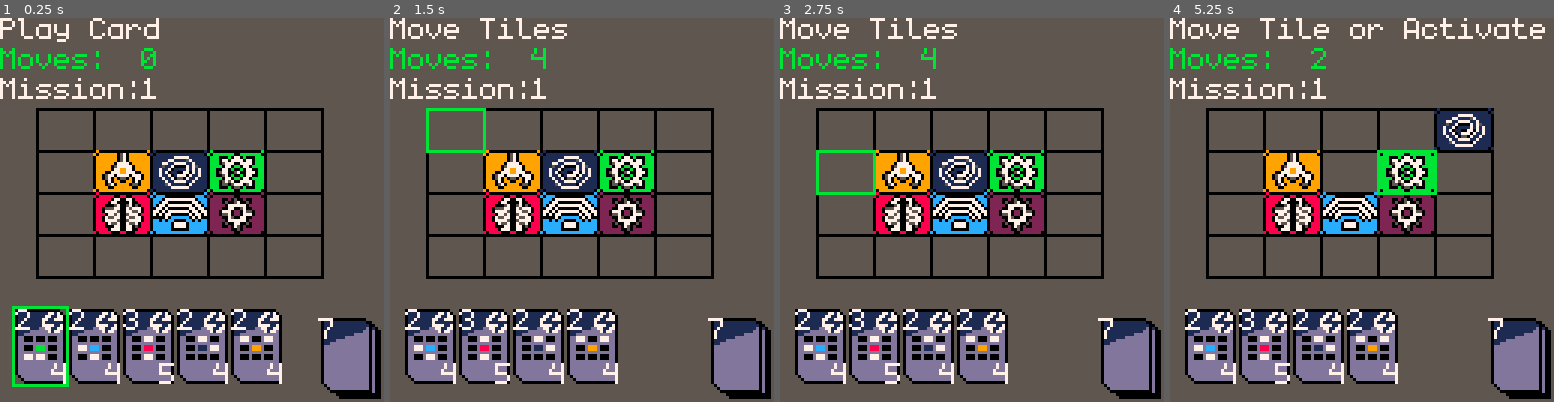
Above: before the commit, frames 1-4 (left to right).
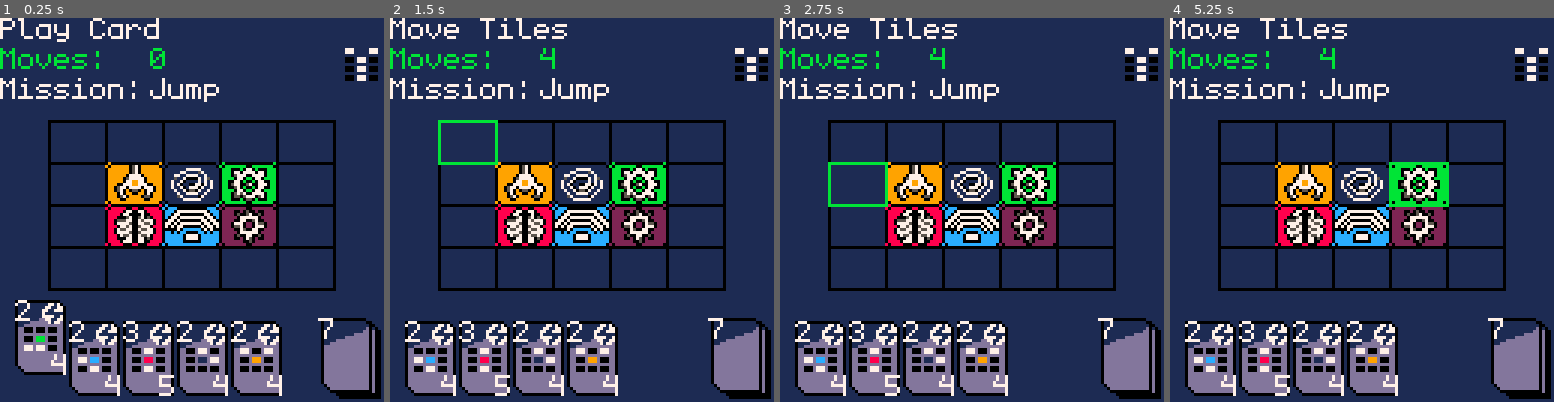
Above: after the commit, the same moments.

Repository: AkuraEx/Pico_Rove
Game: PICO-8 cartridge pico_rove.p8
The game is run twice, just before and just after one commit, with the same random seed, the same clock (stepped at 60 frames per second) and the same inputs.
Inputs:
- Up to frame 1 (0.25 s): no input
- Up to frame 2 (1.5 s): tap O (Z key) at 0.33, 0.7, 1.43 s; tap X (X key) at 1.07 s
- Up to frame 3 (2.75 s): hold Left 1.97-2.37 s; tap X (X key) at 2.07, 2.4, 2.73 s; tap O (Z key) at 2.22 s; hold Down from 2.42 s (still down)
- Up to frame 4 (5.25 s): release Down at 2.82 s; hold Right 2.87-3.53 s; tap X (X key) every 0.33 s from 3.07 to 5.07 s; tap O (Z key) at 3.1, 3.98, 4.87 s; hold Up 3.58-4.08 s; hold Right 4.13-4.53 s; hold Down 4.58-5.08 s; hold Left from 5.13 s (still down)

The runs differ from the first frame. In frame 1, 86% of the frame differs, in the area x 0-100%, y 0-100%; in frame 2, 88%; in frame 3, 88%; in frame 4, 88%.

Commit message:
Card Matching/Valid Path

Diff:
--- a/board.lua
+++ b/board.lua
@@ -1,6 +1,7 @@
 -- Board Class
 board={
     boardState = {},
+    isVisited = {},
 
     -- New Board Object
     new=function(self,tbl)
@@ -15,31 +16,33 @@
     init = function(self)
         for i = 1, 4 do
             self.boardState[i] = {}
+            self.isVisited[i] = {}
             for j = 1, 5 do
             self.boardState[i][j] = boardtile:new({
-                x = 12 + (19 * (j - 1)),
-                y = 30 + (14 * (i - 1)),
+                x = 16 + (19 * (j - 1)),
+                y = 34 + (14 * (i - 1)),
             })
+            self.isVisited[i][j] = false
             end
         end
 
         -- Hardcoded starting values
-        self.boardState[2][2].type = CRANE
+        self.boardState[2][2].type = GRIPPER
         self.boardState[2][2].spr = 64
         self.boardState[2][2].used = 1
         self.boardState[2][3].type = COIL
         self.boardState[2][3].spr = 67
         self.boardState[2][3].used = 1
-        self.boardState[2][4].type = GEAR
+        self.boardState[2][4].type = MOTOR
         self.boardState[2][4].spr = 70
         self.boardState[2][4].used = 1
         self.boardState[3][2].type = BRAIN
         self.boardState[3][2].spr = 96
         self.boardState[3][2].used = 1
-        self.boardState[3][3].type = SIGNAL
+        self.boardState[3][3].type = SENSOR
         self.boardState[3][3].spr = 99
         self.boardState[3][3].used = 1
-        self.boardState[3][4].type = STAR
+        self.boardState[3][4].type = LASER
         self.boardState[3][4].spr = 102
         self.boardState[3][4].used = 1
     end,
@@ -51,7 +54,97 @@
                 self.boardState[i][j]:draw()
             end
         end
+
+        -- draw valid square separately
+        for i = 1, 4 do
+            for j = 1, 5 do
+                if self.boardState[i][j].valid then
+                    self:board_rect(i, j, WHITE, false)
+                end
+            end
+        end
+    end,
+
+    -- Move Tile
+    move_tile = function(self)
+        if self.boardState[b_row_h][b_col_h].valid then
+            -- Very Long Swap Statement
+            self.boardState[b_row_s][b_col_s].type, self.boardState[b_row_h][b_col_h].type = self.boardState[b_row_h][b_col_h].type, self.boardState[b_row_s][b_col_s].type
+            self.boardState[b_row_s][b_col_s].spr, self.boardState[b_row_h][b_col_h].spr = self.boardState[b_row_h][b_col_h].spr, self.boardState[b_row_s][b_col_s].spr
+            self.boardState[b_row_s][b_col_s].used, self.boardState[b_row_h][b_col_h].used = self.boardState[b_row_h][b_col_h].used, self.boardState[b_row_s][b_col_s].used
+            return true
+        end
+
+        return false
+    end,
+
+    -- Recursive Valid Path Function
+    valid_path = function(self, row, col, pass)
+        if row < 1 or row > 4 or col < 1 or col > 5 or self.isVisited[row][col] == true then
+            return
+        end
+
+        local new_pass = pass
+
+        if self.boardState[b_row_s][b_col_s].type == BRAIN and self.boardState[row][col].type == EMPTY and (row == b_row_s or col == b_col_s) then
+            self.boardState[row][col].valid = true
+        elseif self.boardState[b_row_s][b_col_s].type == GRIPPER and self.boardState[row][col].type == EMPTY and (row >= b_row_s - 1 and row <= b_row_s + 1 and col >= b_col_s - 1 and col <= b_col_s + 1) then
+            self.boardState[row][col].valid = true
+        elseif self.boardState[b_row_s][b_col_s].type == LASER and self.boardState[row][col].type == EMPTY and ((row == b_row_s or col == b_col_s) or (row - b_row_s == col - b_col_s)) then
+            self.boardState[row][col].valid = true
+        elseif self.boardState[b_row_s][b_col_s].type == MOTOR and (row == b_row_s or col == b_col_s) and (row >= b_row_s - 1 and row <= b_row_s + 1 and col >= b_col_s - 1 and col <= b_col_s + 1) then
+            self.boardState[row][col].valid = true
+        elseif self.boardState[b_row_s][b_col_s].type == SENSOR and self.boardState[row][col].type == EMPTY and (row - b_row_s == col - b_col_s) then
+            self.boardState[row][col].valid = true
+
+
+        -- Gotta fix this
+        -- Lua giving me trouble with pass by value for some reason
+        elseif self.boardState[b_row_s][b_col_s].type == COIL
+            and self.boardState[row][col].type ~= EMPTY
+            and ((row == b_row_s or col == b_col_s) or (row - b_row_s == col - b_col_s)) then
+            new_pass = true
+        elseif new_pass == true
+            and self.boardState[row][col].type == EMPTY
+            and ((row == b_row_s or col == b_col_s) or (row - b_row_s == col - b_col_s)) then
+            self.boardState[row][col].valid = true
+        end
+
+
+        self.isVisited[row][col] = true
+
+        self:valid_path(row + 1, col, new_pass)
+        self:valid_path(row + 1, col + 1, new_pass)
+        self:valid_path(row + 1, col - 1, new_pass)
+        self:valid_path(row - 1, col, new_pass)
+        self:valid_path(row - 1, col + 1, new_pass)
+        self:valid_path(row - 1, col - 1, new_pass)
+        self:valid_path(row, col - 1, new_pass)
+        self:valid_path(row, col + 1, new_pass)
+    end,
+
+
+    -- Board rect function
+    board_rect = function(self, row, col, color, fill)
+          x = 16 + (19 * (col - 1))
+          y = 34 + (14 * (row - 1))
+          if fill then
+            rectfill(x, y, x + 19, y + 14, color)
+          else
+            rect(x, y, x + 19, y + 14, color)
+          end
+    end,
+
+    -- Visit Reset function
+    visit_reset = function(self)
+        for i = 1, 4 do
+            for j = 1, 5 do
+                self.isVisited[i][j] = false
+                self.boardState[i][j].valid = false
+            end
+        end
     end
+
 
     -- todo
     -- shuffle = function(self)
--- a/boardtile.lua
+++ b/boardtile.lua
@@ -7,6 +7,7 @@
     spr_y = 2,
     type = 0,
     used = 0,
+    valid = false,
 
     new=function(self,tbl)
         tbl = tbl or {}
--- a/card.lua
+++ b/card.lua
@@ -1,12 +1,13 @@
 -- Card Class
 card={
     x = 0,
-    y = 97,
+    y = 100,
     spr = 0,
     spr_x = 2.5,
     spr_y = 3.2,
     value = 0,
     matchValue = 0,
+    cardTitle = "",
     modules = {
         {0, 0, 0},
         {0, 2, 0},
@@ -24,6 +25,11 @@
     draw = function(self, index)
         start = ((index - 1) * 18) + 5
         moduleStart = start + 3
+        if index == c_h and self.y >= 95 then
+            self.y -= 1
+        elseif index ~= c_h and self.y <= 100 then
+            self.y += 1
+        end
         spr(self.spr, start, self.y, self.spr_x, self.spr_y)
         print(self.value, start, self.y, WHITE)
         for i = 0, 2 do
@@ -50,3 +56,52 @@
         return true
     end
 }
+
+
+
+
+
+
+
+-- Mission Card Class - Display only, shows current goal
+missioncard={
+    x = 90,  -- Moved to right side (was 5)
+    y = 0,   -- Keep at top
+    spr = 0,
+    missionName = "",
+    modules = {
+        {0, 0, 0},
+        {0, 0, 0},
+        {0, 0, 0},
+        {0, 0, 0}
+    },
+
+    new=function(self,tbl)
+        tbl = tbl or {}
+        setmetatable(tbl, {
+            __index = self
+        })
+        return tbl
+    end,
+
+    draw = function(self)
+        -- Draw 3x4 pattern - moved right 3 pixels and down 2 pixels
+        for i = 0, 3 do  -- 4 rows
+            for j = 0, 2 do  -- 3 columns
+                rect(self.x + 25 + (4 * j), self.y + 10 + (3 * i),
+                     self.x + 25 + (4 * j) + 2, self.y + 11 + (3 * i),
+                     self.modules[i + 1][j + 1])
+            end
+        end
+    end,
+
+    board_rect = function(self, row, col, color, fill)
+        x = 16 + (19 * (col - 1))
+        y = 34 + (14 * (row - 1))
+        if fill then
+            rectfill(x, y, x + 19, y + 14, color)
+        else
+            rect(x, y, x + 19, y + 14, color)
+        end
+    end
+}
--- a/controls.lua
+++ b/controls.lua
@@ -15,7 +15,7 @@
         move += hand[c_h].value
     end
     deli(hand, c_h)
-    c_h = 1
+    c_h = 0
     card_phase = false
     board_phase = true
     info = "mOVE tILES"
@@ -44,27 +44,32 @@
         info = "mOVE tILE OR aCTIVATE"
         b_col_s = b_col_h
         b_row_s = b_row_h
+
+        -- Draw Valid Path
+        board:valid_path(b_row_s, b_col_s, false)
     -- Press x with module selected
     elseif btnp(5) and b_row_s ~= 0 then
-        -- Very Long Swap Statement
-        board.boardState[b_row_s][b_col_s].type, board.boardState[b_row_h][b_col_h].type = board.boardState[b_row_h][b_col_h].type, board.boardState[b_row_s][b_col_s].type
-        board.boardState[b_row_s][b_col_s].spr, board.boardState[b_row_h][b_col_h].spr = board.boardState[b_row_h][b_col_h].spr, board.boardState[b_row_s][b_col_s].spr
-        board.boardState[b_row_s][b_col_s].used, board.boardState[b_row_h][b_col_h].used = board.boardState[b_row_h][b_col_h].used, board.boardState[b_row_s][b_col_s].used
-        b_row_s = 0
-        b_col_s = 0
-        move -= 1
+
+        -- Valid Move Check
+        if board:move_tile() then
+            b_row_s = 0
+            b_col_s = 0
+            board:visit_reset()
+            move -= 1
+        end
 
         if(move == 0) then
             card_phase = true
             board_phase = false
             info = "pLAY cARD"
+            c_h = 1
         end
     end
-
     -- back out of tile
     if btnp(4) and b_row_s ~= 0 then
         b_row_s = 0
         b_col_s = 0
+        board:visit_reset()
         info = "mOVE tILES"
     end
 end
@@ -77,3 +82,11 @@
 --      deli(hand, c_h)
 --      c_h = 1
 --    end
+
+--
+--   if(deck.cardAmount > 0) then
+--      hand[c_h] = deck:pop()
+--    else
+--      deli(hand, c_h)
+--      c_h = 1
+--    end
--- a/deck.lua
+++ b/deck.lua
@@ -1,9 +1,11 @@
 -- Deck Class
 deck={
     cardAmount = 12,
+    missionCardAmount = 8,
     y = 100,
     x = 106,
     cards = {},
+    missionCards = {},
     spr = 004,
     spr_x = 3,
     spr_y = 4,
@@ -34,6 +36,14 @@
         return card
     end,
 
+    -- pop mission
+    pop_mission = function(self)
+        mission = self.missionCards[self.missionCardAmount]
+        deli(self.missionCards, self.missionCardAmount)
+        self.missionCardAmount -= 1
+        return mission
+    end,
+
     -- shuffle function
     shuffle = function(self)
         for i = self.cardAmount, 2, -1 do
@@ -42,6 +52,14 @@
         end
     end,
 
+    -- shuffle missions function
+    shuffle_missions = function(self)
+        for i = self.missionCardAmount, 2, -1 do
+            j = flr(rnd(i)) + 1
+            self.missionCards[i], self.missionCards[j] = self.missionCards[j], self.missionCards[i]
+        end
+    end,
+
 
     -- All 12 Movement Cards Hardcoded
     init = function(self)
@@ -51,7 +69,7 @@
         matchValue = 5,
         modules = {
             {0, 0, FILLED},
-            {0, STAR, 0},
+            {0, LASER, 0},
             {FILLED, 0, 0}
             }
         }))
@@ -62,7 +80,7 @@
         matchValue = 4,
         modules = {
             {0, FILLED, FILLED},
-            {0, GEAR, 0},
+            {0, MOTOR, 0},
             {0, 0, 0}
             }
         }))
@@ -95,7 +113,7 @@
         matchValue = 4,
         modules = {
             {0, 0, 0},
-            {FILLED, SIGNAL, 0},
+            {FILLED, SENSOR, 0},
             {0, FILLED, 0}
             }
         }))
@@ -116,7 +134,7 @@
         matchValue = 4,
         modules = {
             {FILLED, 0, FILLED},
-            {0, CRANE, 0},
+            {0, GRIPPER, 0},
             {0, 0, 0}
             }
         }))
@@ -149,7 +167,7 @@
         matchValue = 4,
         modules = {
             {0, 0, 0},
-            {0, CRANE, 0},
+            {0, GRIPPER, 0},
             {FILLED, 0, FILLED}
             }
         }))
@@ -160,7 +178,7 @@
         matchValue = 4,
         modules = {
             {0, 0, 0},
-            {0, GEAR, 0},
+            {0, MOTOR, 0},
             {FILLED, FILLED, 0}
             }
         }))
@@ -171,9 +189,102 @@
         matchValue = 5,
         modules = {
             {FILLED, 0, 0},
-            {0, STAR, 0},
+            {0, LASER, 0},
             {0, 0, FILLED}
         }
         }))
+    end,
+
+    -- Initialize Mission Cards
+    init_missions = function(self)
+
+        -- Boost Mission : 1
+        add(self.missionCards, missioncard:new({
+            missionName = "bOOST",
+            modules = {
+                {0, 0, 0},
+                {FILLED, FILLED, 0},
+                {0, FILLED, LASER},
+                {FILLED, FILLED, 0}
+            }
+        }))
+
+        -- Bridge Mission : 2
+        add(self.missionCards, missioncard:new({
+            missionName = "bRIDGE",
+            modules = {
+                {0, 0, FILLED},
+                {0, FILLED, FILLED},
+                {FILLED, GRIPPER, 0},
+                {FILLED, 0, 0}
+            }
+        }))
+
+        -- Drill Mission  : 3
+        add(self.missionCards, missioncard:new({
+            missionName = "dRILL",
+            modules = {
+                {0, 0, 0},
+                {FILLED, FILLED, FILLED},
+                {FILLED, 0, FILLED},
+                {0, MOTOR, 0}
+            }
+        }))
+
+        -- Jump Mission  : 4
+        add(self.missionCards, missioncard:new({
+            missionName = "jUMP",
+            modules = {
+                {FILLED, COIL, FILLED},
+                {0, FILLED, 0},
+                {0, FILLED, 0},
+                {0, FILLED, 0}
+            }
+        }))
+
+        -- Learn Mission  : 5
+        add(self.missionCards, missioncard:new({
+            missionName = "lEARN",
+            modules = {
+                {0, 0, 0},
+                {0, 0, FILLED},
+                {0, FILLED, FILLED},
+                {BRAIN, FILLED, FILLED}
+            }
+        }))
+
+        -- Navigate Mission  : 6
+        add(self.missionCards, missioncard:new({
+            missionName = "nAVIGATE",
+            modules = {
+                {FILLED, 0, 0},
+                {0, SENSOR, 0},
+                {FILLED, 0, FILLED},
+                {FILLED, 0, FILLED}
+            }
+        }))
+
+        -- Roll Mission : 7
+        add(self.missionCards, missioncard:new({
+            missionName = "rOLL",
+            modules = {
+                {0, FILLED, 0},
+                {FILLED, 0, FILLED},
+                {0, BRAIN, 0},
+                {FILLED, 0, FILLED}
+            }
+        }))
+
+        -- Scan Mission : 8
+        add(self.missionCards, missioncard:new({
+            missionName = "sCAN",
+            modules = {
+                {0, FILLED, FILLED},
+                {FILLED, 0, 0},
+                {SENSOR, 0, 0},
+                {0, FILLED, FILLED}
+            }
+        }))
+
     end
 }
--- a/definitions.lua
+++ b/definitions.lua
@@ -26,11 +26,11 @@
 EMPTY = 0
 FILLED = 7
 BRAIN = 8
-CRANE = 9
-GEAR = 11
-SIGNAL = 12
+GRIPPER = 9
+MOTOR = 11
+SENSOR = 12
 COIL = 1
-STAR = 2
+LASER = 2
 
 -- Difficulties
 NORMAL = 5
--- a/helper.lua
+++ b/helper.lua
@@ -5,9 +5,21 @@
 b_col_h = 1
 b_row_s = 0
 b_col_s = 0
+
+movement_step = 0
 mission = 1
 move = 0
 info = "pLAY cARD"
+
+-- Double-selection variables for finishing movement early
+last_select_row = 0
+last_select_col = 0
+last_select_time = 0
+double_click_threshold = 0.5  -- Time window in seconds for double-selection
+
+-- Mission system variables
+mission_deck = nil
+current_mission = nil
 
 function init_actors()
   deck = deck:new()
@@ -24,6 +36,13 @@
   board = board:new()
   board:init()
 
+
+  -- Mission deck initialization
+  mission_deck = deck:new()
+  mission_deck:init_missions()
+  mission_deck:shuffle_missions()
+  current_mission = mission_deck:pop_mission()
+
 end
 
 function update_game()
@@ -35,14 +54,14 @@
 end
 
 function draw_screen()
-    rectfill(0, 0, 127, 127, DARK_GREY)
+    rectfill(0, 0, 127, 127, DARK_BLUE)
 
     -- Game Info
     print(info, 0, 0, WHITE)
     print("mOVES:", 0, 10, GREEN)
-    print(move, 47, 10, GREEN)
+    print(move, 50, 10, GREEN)
     print("mISSION:", 0, 20, WHITE)
-    print(mission, 47, 20, WHITE)
+    print(current_mission.missionName, 50, 20, WHITE)
 
     -- # Means Size in Lua. Weird AF syntax
     for i = 1, #hand do
@@ -53,6 +72,12 @@
 
     deck:draw()
     board:draw()
+
+    -- Draw current mission
+    if current_mission then
+        current_mission:draw()
+    end
+
     high_light()
 end
 
@@ -65,21 +90,77 @@
 end
 
 function high_light()
-    if card_phase then
-      start = ((c_h - 1) * 18) + 4
-      rect(start, hand[c_h].y - 1, start + 18, hand[c_h].y + 25, GREEN)
-    elseif board_phase then
-      x = 12 + (19 * (b_col_h - 1))
-      y = 30 + (14 * (b_row_h - 1))
+    if board_phase then
 
-      rect(x, y, x + 19, y + 14, GREEN)
+        -- Normal cursor highlighting
+        board:board_rect(b_row_h, b_col_h, GREEN, false)
 
-      if(b_col_s ~= 0) then
-        x = 12 + (19 * (b_col_s - 1))
-        y = 30 + (14 * (b_row_s - 1))
+        if b_row_s ~= 0 then
+          board:board_rect(b_row_s, b_col_s, RED, false)
 
-        rect(x, y, x + 19, y + 14, WHITE)
+        end
+    end
+end
+
+-- TODO: Reuse with passed flag to also check mission success after card placement
+-- TODO: Adjust to allow for flexible grid, that'll be a doozy
+
+-- Check if current mission is completed
+-- Mission logic: 6 filled positions + 1 specific module in the 3x4 pattern
+function check_mission_complete()
+  local mission_modules = current_mission.modules
+
+  -- Count filled positions and check for required specific module
+  local filled_count = 0
+  local required_module_found = false
+  local required_module = nil
+
+  -- First pass: identify the required specific module (non-EMPTY, non-FILLED)
+  for i = 1, 4 do
+    for j = 1, 3 do
+      if mission_modules[i][j] ~= EMPTY and mission_modules[i][j] ~= FILLED then
+        required_module = mission_modules[i][j]
+        break
+      end
+    end
+    if required_module then break end
+  end
+
+  -- Second pass: check if pattern exists anywhere on board
+  for start_row = 1, 1 do  -- 4x5 board can fit 3x4 pattern starting at row 1 only
+    for start_col = 1, 3 do  -- Can start at columns 1, 2, or 3
+      filled_count = 0
+      required_module_found = false
+
+      -- Check each position in the 3x4 pattern
+      for pattern_row = 1, 4 do
+        for pattern_col = 1, 3 do
+          local board_row = start_row + pattern_row - 1
+          local board_col = start_col + pattern_col - 1
+          local mission_value = mission_modules[pattern_row][pattern_col]
+          local board_value = board.boardState[board_row][board_col].type
+
+          if mission_value == FILLED then
+            -- Count filled positions
+            if board_value ~= EMPTY then
+              filled_count += 1
+            end
+          elseif mission_value ~= EMPTY then
+            -- Check for specific required module
+            if board_value == mission_value then
+              required_module_found = true
+              filled_count += 1
+            end
+          end
+        end
       end
 
+      -- Check if this position satisfies mission requirements
+      if filled_count >= 6 and (required_module == nil or required_module_found) then
+        return true
+      end
     end
+  end
+
+  return false
 end
